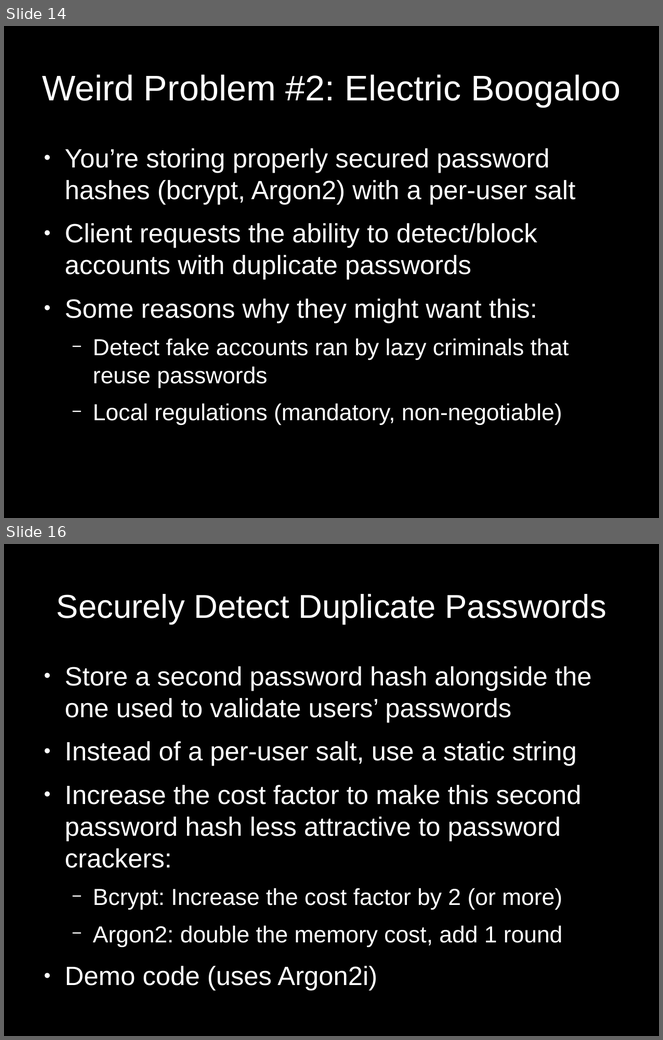
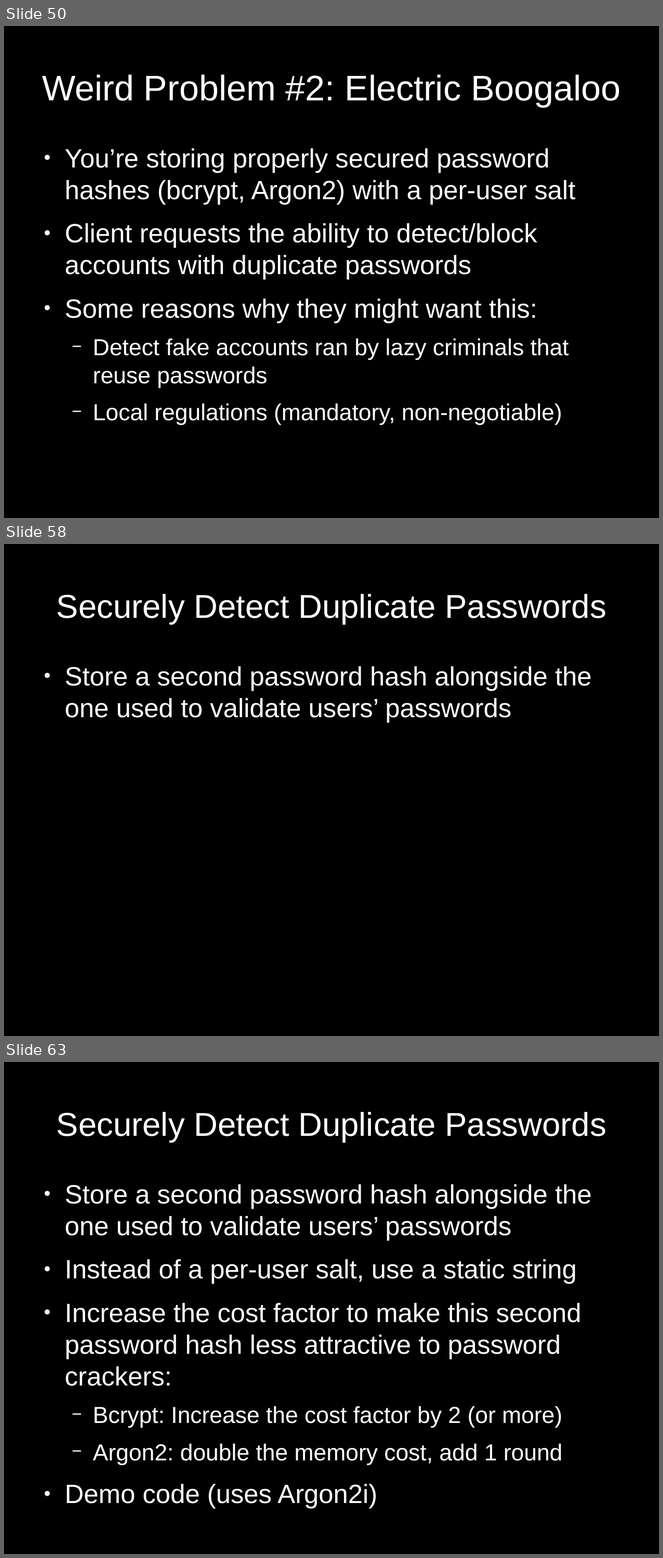
Before and after one commit to paragonie/bsidesorl-2017, a slide deck: talk/20170408-BsidesOrlando-ScottArciszewski.odp. Shown one above the other, each under a label of ours: slides 14 and 16 before the commit, slides 50, 58 and 63 after it; the slides between them are not shown. The pictures are 663x1040 and 663x1558 pixels, drawn with LibreOffice and Linux fonts; fonts in the diff are those of the drawing. Boxes give left, top, right and bottom in pixels: in the first picture for what was removed or moved away, otherwise in the second. Text is boxed around its words. In the diff, an @@ line names an element or a change of style, - is before the commit and + after.

```diff
--- a/talk/20170408-BsidesOrlando-ScottArciszewski.odp
+++ b/talk/20170408-BsidesOrlando-ScottArciszewski.odp
@@ slide 58 added at [4,544,659,1036], background #000000 @@
@@ title added at [57,594,607,624], 40 pt, text #FFFFFF @@
+Securely Detect Duplicate Passwords
@@ text added at [65,666,592,722], 32 pt, text #FFFFFF @@
+● Store a second password hash alongside the one used to validate users’ passwords
@@ what was slide 14 is now slide 50 @@
@@ what was slide 16 is now slide 63 @@
```
Also in this commit, not shown: 6 slides changed, 93 other slides added, 1 slide removed, 1 other file.
